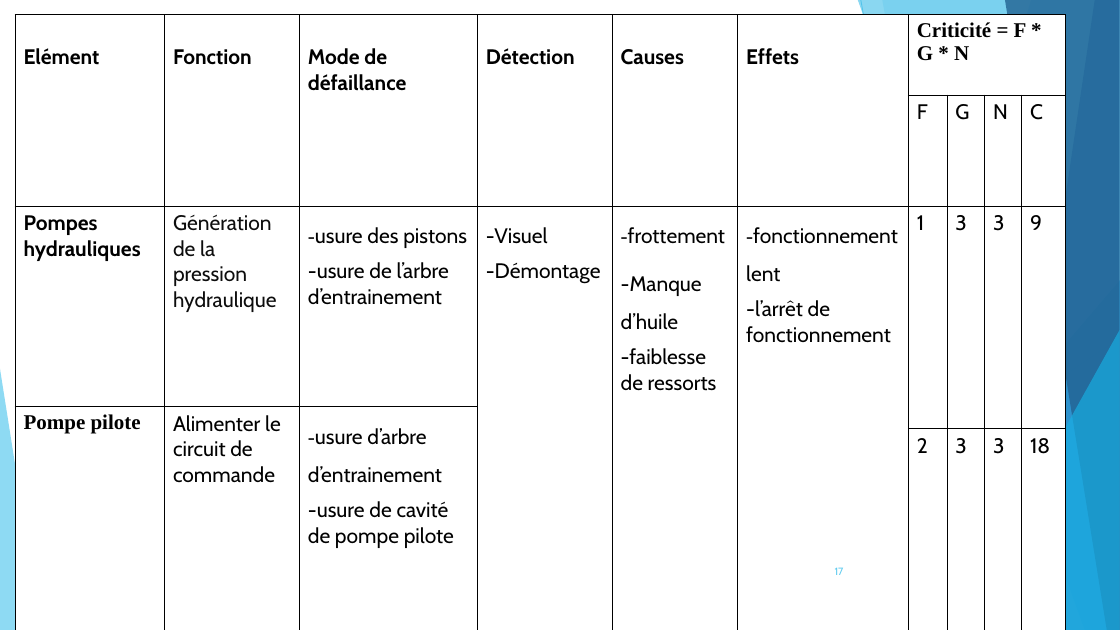
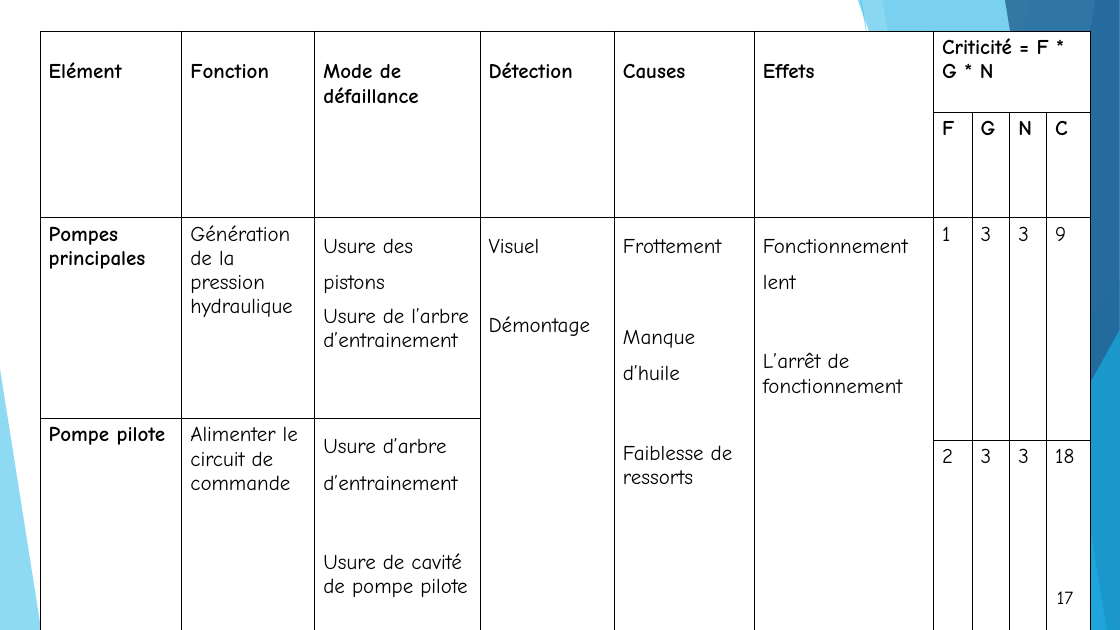
Before and after one commit to OussamaTeyib/PFE_2024, a slide deck: slide 17 of Présentation.pptx. Drawn at 1120x630 pixels with LibreOffice and Linux fonts; fonts in the diff are those of the drawing. Boxes give left, top, right and bottom in pixels: in the first picture for what was removed or moved away, otherwise in the second. Text is boxed around its words. In the diff, an @@ line names an element or a change of style, - is before the commit and + after.

```diff
--- a/Présentation.pptx
+++ b/Présentation.pptx
@@ table at [40, 31, 1091, 601] @@
-row 1, column 5: Causes / V
+row 1, column 5: Causes
-row 3: Pompes hydrauliques | Génération de la pression hydraulique | -usure des pistons / -usure de l’arbre d’entrainement | -Visuel / -Démontage | -frottement / -Manque d’huile / -faiblesse de ressorts | -fonctionnement lent / -l’arrêt de fonctionnement | 1 | 3 | 3 | 9
+row 3: Pompes principales | Génération de la pression hydraulique | Usure des pistons / Usure de l’arbre d’entrainement | Visuel / Démontage | Frottement / Manque d’huile / Faiblesse de ressorts | Fonctionnement lent / L’arrêt de fonctionnement | 1 | 3 | 3 | 9
-row 4, column 3: -usure d’arbre d’entrainement / -usure de cavité de pompe pilote
+row 4, column 3: Usure d’arbre d’entrainement / Usure de cavité de pompe pilote
@@ font Cabin to Comic Neue in "Elément", "Fonction", "Mode de défaillance", "Détection" and 15 more places @@
@@ font Times New Roman to Comic Neue in "Criticité = F * G * N", "Pompe pilote" @@
@@ bold on in "F", "G", "N", "C" @@
@@ text colour #0D0D0D to #000000 in "Génération de la pression hydraulique" @@
@@ table: place and size @@
-table at [15, 14, 1067, 576]
+table at [40, 31, 1091, 601]
@@ page number: place and size @@
-page number at [835, 567, 844, 575]
+page number at [1032, 581, 1098, 614]
@@ page number at [1032, 581, 1098, 614]: size 9 to 16 pt, font Cabin to Comic Neue, text colour #5FCBEF to #000000; alignment right to centre; fill none to #FFFFFF; outline none to #000000 1.5 pt @@
```
Also in this commit, not shown: 22 other slides changed, 1 slide added, 1 slide removed, 5 other files.
